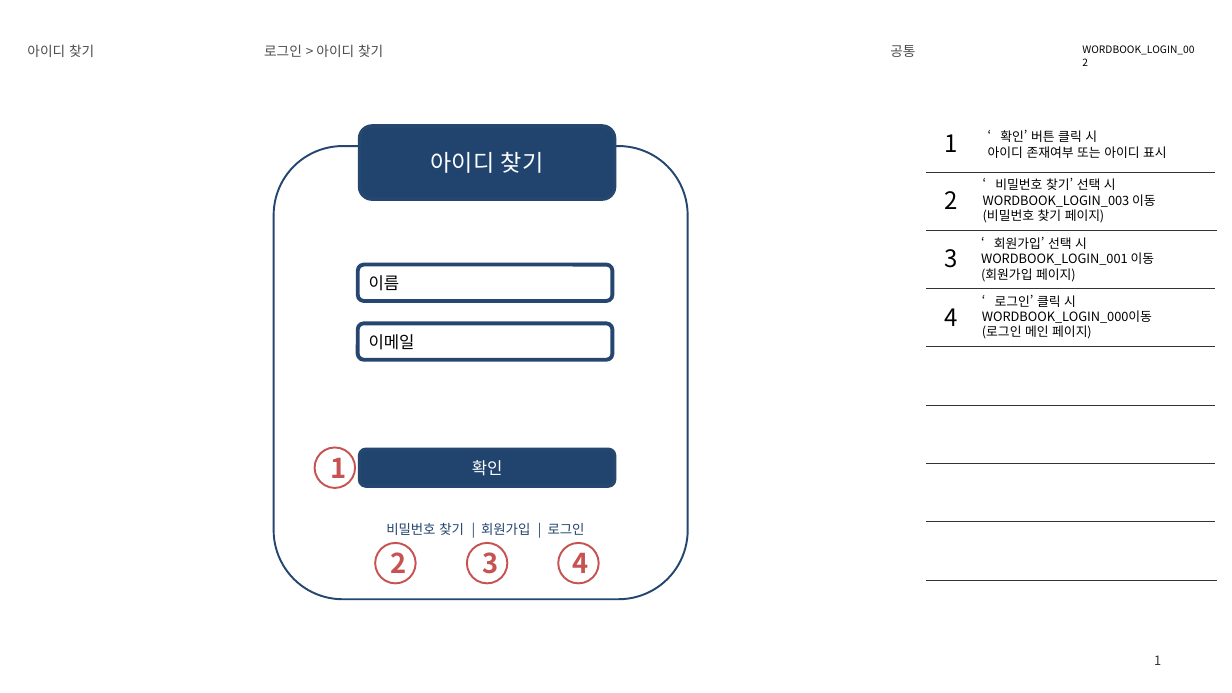
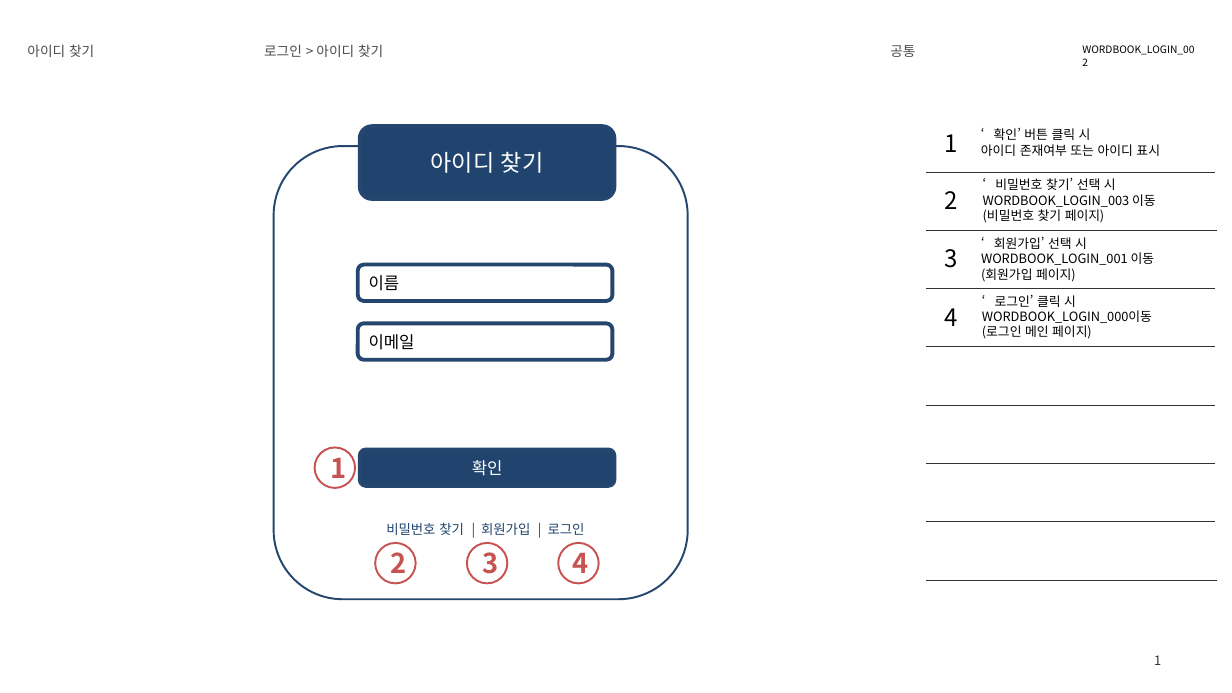
Before and after one commit to babyshout/WordBook_Spring, a slide deck: slide 4 of docs/2320110201_이수민_화면설계서.pptx. Drawn at 1232x693 pixels with LibreOffice and Linux fonts; fonts in the diff are those of the drawing; background and template pictures are left out. Boxes give left, top, right and bottom in pixels: in the first picture for what was removed or moved away, otherwise in the second. Text is boxed around its words. In the diff, an @@ line names an element or a change of style, - is before the commit and + after.

```diff
--- a/docs/2320110201_이수민_화면설계서.pptx
+++ b/docs/2320110201_이수민_화면설계서.pptx
@@ text "‘확인’ 버튼 클릭 시": place and size @@
-text "‘확인’ 버튼 클릭 시" at (988, 130, 1167, 158)
+text "‘확인’ 버튼 클릭 시" at (981, 128, 1160, 156)
```
Also in this commit, not shown: 2 other files.
